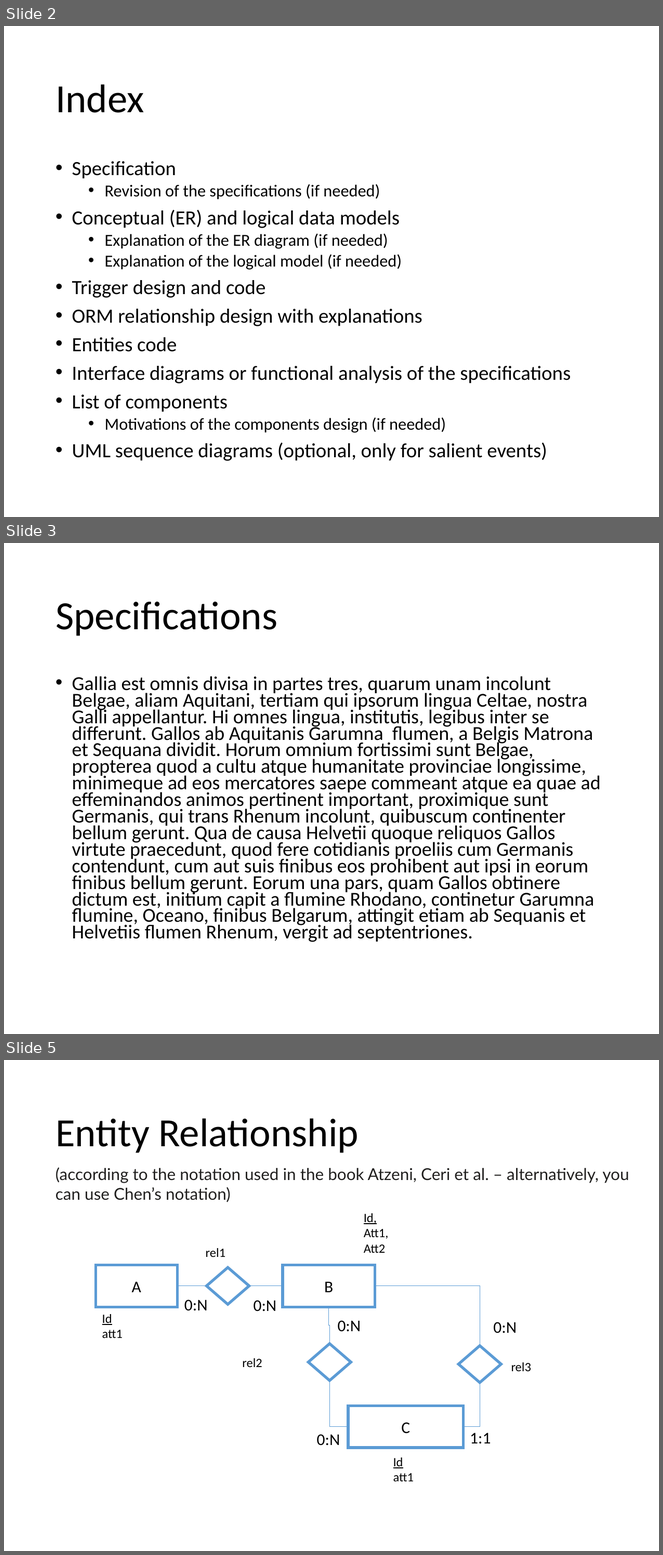
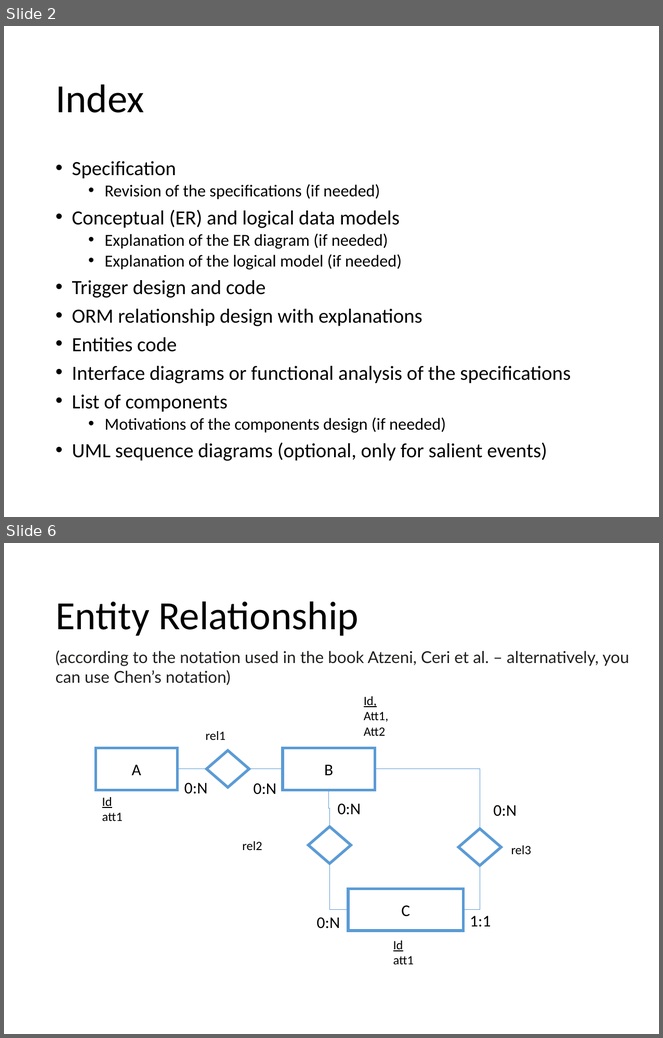
Before and after one commit to andrearestelli/db2-project, a slide deck: docs/documentation.pptx. Shown one above the other, each under a label of ours: slides 2, 3 and 5 before the commit, slides 2 and 6 after it; the slides between them are not shown. The pictures are 663x1555 and 663x1038 pixels, drawn with LibreOffice and Linux fonts; fonts in the diff are those of the drawing. Boxes give left, top, right and bottom in pixels: in the first picture for what was removed or moved away, otherwise in the second. Text is boxed around its words. In the diff, an @@ line names an element or a change of style, - is before the commit and + after.

```diff
--- a/docs/documentation.pptx
+++ b/docs/documentation.pptx
@@ slide 3 removed at [4, 543, 659, 1034], background #FFFFFF @@
@@ title removed at [55, 601, 278, 636] @@
-Specifications
@@ text removed at [72, 676, 601, 942] @@
-• Gallia est omnis divisa in partes tres, quarum unam incolunt Belgae, aliam Aquitani, tertiam qui ipsorum lingua Celtae, nostra Galli appellantur. Hi omnes lingua, institutis, legibus inter se differunt. Gallos ab Aquitanis Garumna flumen, a Belgis Matrona et Sequana dividit. Horum omnium fortissimi sunt Belgae, propterea quod a cultu atque humanitate provinciae longissime, minimeque ad eos mercatores saepe commeant atque ea quae ad effeminandos animos pertinent important, proximique sunt Germanis, qui trans Rhenum incolunt, quibuscum continenter bellum gerunt. Qua de causa Helvetii quoque reliquos Gallos virtute praecedunt, quod fere cotidianis proeliis cum Germanis contendunt, cum aut suis finibus eos prohibent aut ipsi in eorum finibus bellum gerunt. Eorum una pars, quam Gallos obtinere dictum est, initium capit a flumine Rhodano, continetur Garumna flumine, Oceano, finibus Belgarum, attingit etiam ab Sequanis et Helvetiis flumen Rhenum, vergit ad septentriones.
@@ what was slide 5 is now slide 6 @@
```
Also in this commit, not shown: 3 slides changed, 9 slides added.
